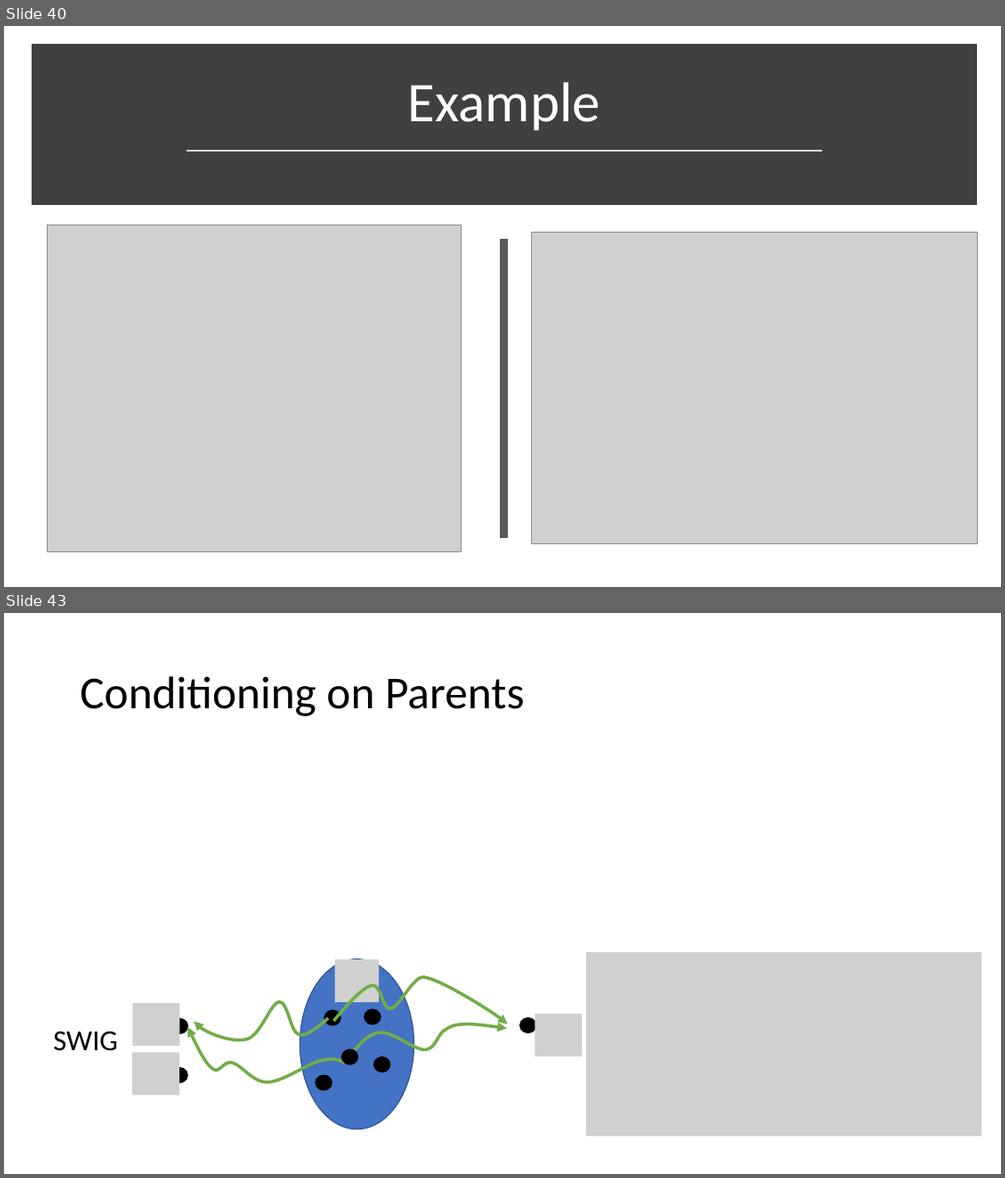
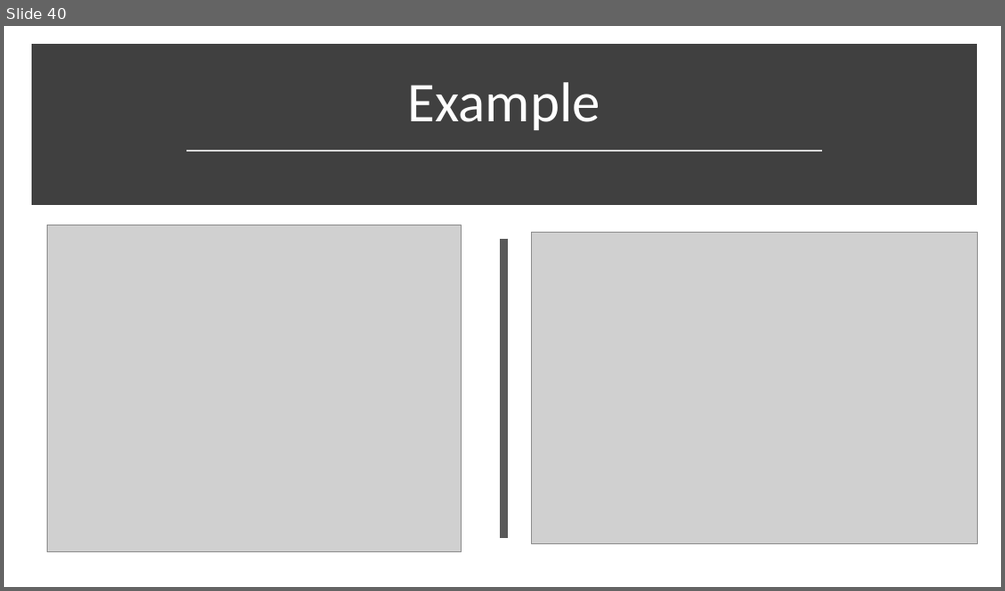
Before and after one commit to stanford-msande228/winter25, a slide deck: assets/presentations/MSANDE228_Lecture9_DAGs.pptx. Shown one above the other, each under a label of ours: slides 40 and 43 before the commit, slide 40 after it; the slides between them are not shown. The pictures are 1005x1178 and 1005x591 pixels, drawn with LibreOffice and Linux fonts; fonts in the diff are those of the drawing; grey boxes stand for pictures. Boxes give left, top, right and bottom in pixels: in the first picture for what was removed or moved away, otherwise in the second. Text is boxed around its words. In the diff, an @@ line names an element or a change of style, - is before the commit and + after.

Commit message:
lecture9

```diff
--- a/assets/presentations/MSANDE228_Lecture9_DAGs.pptx
+++ b/assets/presentations/MSANDE228_Lecture9_DAGs.pptx
@@ slide 43 removed at <box>4,613,1001,1174</box>, background #FFFFFF @@
@@ title removed at <box>80,676,524,716</box> @@
-Conditioning on Parents
@@ ellipse removed at <box>300,959,414,1129</box> @@
@@ picture removed at <box>335,959,380,1002</box> @@
@@ picture removed at <box>586,952,981,1136</box> @@
@@ freeform shape removed at <box>334,977,507,1024</box> @@
@@ picture removed at <box>133,1004,179,1046</box> @@
@@ freeform shape removed at <box>194,1002,329,1040</box> @@
@@ ellipse removed at <box>324,1010,341,1025</box> @@
@@ ellipse removed at <box>364,1009,380,1024</box> @@
@@ text removed at <box>53,1030,118,1051</box> @@
-SWIG
@@ ellipse removed at <box>171,1018,188,1033</box> @@
@@ freeform shape removed at <box>188,1027,346,1083</box> @@
@@ freeform shape removed at <box>355,1024,507,1051</box> @@
@@ ellipse removed at <box>520,1018,536,1032</box> @@
@@ picture removed at <box>535,1013,582,1055</box> @@
@@ picture removed at <box>133,1052,179,1094</box> @@
@@ ellipse removed at <box>342,1049,358,1064</box> @@
@@ ellipse removed at <box>374,1057,390,1072</box> @@
@@ ellipse removed at <box>171,1068,188,1083</box> @@
@@ ellipse removed at <box>316,1075,332,1090</box> @@
```
Also in this commit, not shown: 23 other slides removed, 1 other file.
